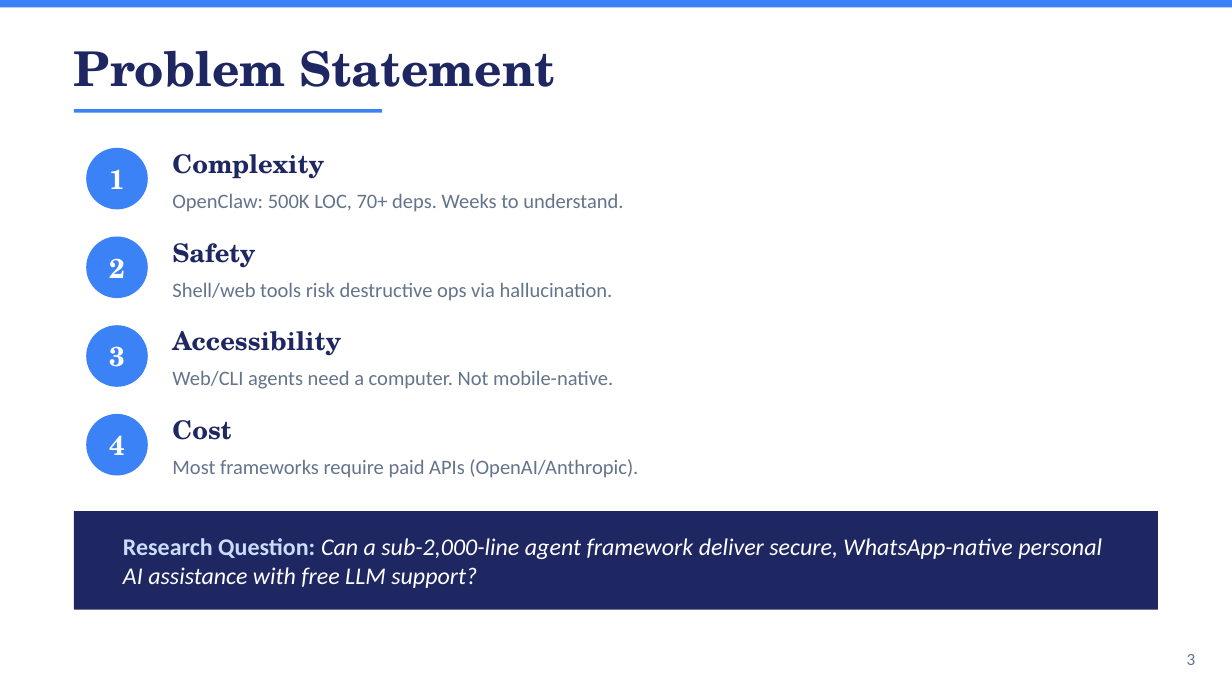
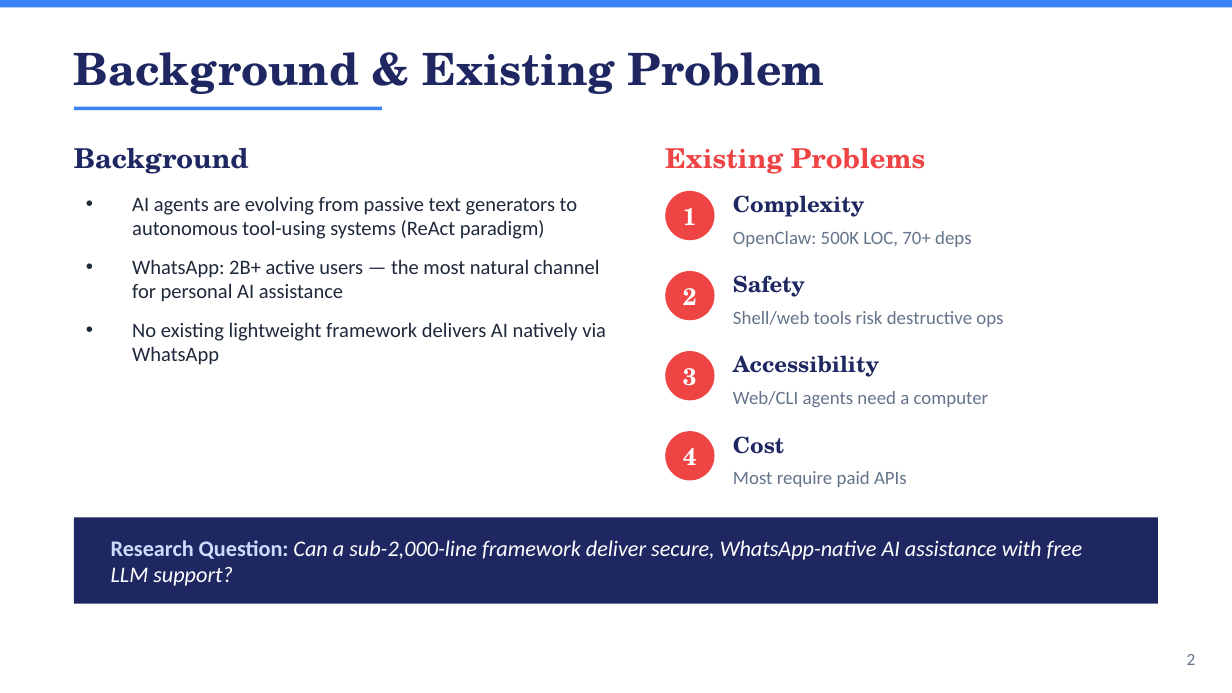
Before and after one commit to LIJianxuanLeo/liteclaw, a slide deck: slide 2 of docs/presentation.pptx (slide 3 before the commit). Drawn at 1232x693 pixels with LibreOffice and Linux fonts; fonts in the diff are those of the drawing. Boxes give left, top, right and bottom in pixels: in the first picture for what was removed or moved away, otherwise in the second. Text is boxed around its words. In the diff, an @@ line names an element or a change of style, - is before the commit and + after.

```diff
--- a/docs/presentation.pptx
+++ b/docs/presentation.pptx
@@ text at bbox=[74, 52, 825, 94]: text changed; size 28 to 26 pt @@
-Problem Statement
+Background & Existing Problem
@@ text added at bbox=[74, 148, 249, 174], 16 pt, text #1E2761, bold @@
+Background
@@ ellipse removed at bbox=[86, 148, 148, 209] @@
@@ text added at bbox=[665, 148, 925, 174], 16 pt, text #EF4444, bold @@
+Existing Problems
@@ text added at bbox=[132, 196, 606, 365], 12 pt, text #1E293B @@
+• AI agents are evolving from passive text generators to autonomous tool-using systems (ReAct paradigm)
+• WhatsApp: 2B+ active users — the most natural channel for personal AI assistance
+• No existing lightweight framework delivers AI natively via WhatsApp
@@ text "1": place and size @@
-text "1" at bbox=[109, 169, 125, 189]
+text "1" at bbox=[683, 208, 697, 225]
@@ ellipse added at bbox=[665, 191, 715, 240], fill #EF4444 @@
@@ text "Complexity": place and size @@
-text "Complexity" at bbox=[172, 154, 324, 179]
+text "Complexity" at bbox=[733, 195, 864, 217]
@@ ellipse removed at bbox=[86, 237, 148, 298] @@
@@ text at bbox=[733, 231, 971, 247]: text changed; size 12 to 11 pt @@
-OpenClaw: 500K LOC, 70+ deps. Weeks to understand.
+OpenClaw: 500K LOC, 70+ deps
@@ text "Safety": place and size @@
-text "Safety" at bbox=[172, 243, 255, 268]
+text "Safety" at bbox=[733, 275, 805, 297]
@@ text "2": place and size @@
-text "2" at bbox=[109, 258, 125, 278]
+text "2" at bbox=[683, 288, 697, 305]
@@ ellipse added at bbox=[665, 271, 715, 320], fill #EF4444 @@
@@ ellipse removed at bbox=[86, 325, 148, 387] @@
@@ text at bbox=[733, 311, 1003, 327]: text changed; size 12 to 11 pt @@
-Shell/web tools risk destructive ops via hallucination.
+Shell/web tools risk destructive ops
@@ text "3": place and size @@
-text "3" at bbox=[109, 346, 125, 367]
+text "3" at bbox=[683, 368, 697, 386]
@@ ellipse added at bbox=[665, 351, 715, 400], fill #EF4444 @@
@@ text "Accessibility": place and size @@
-text "Accessibility" at bbox=[172, 331, 341, 356]
+text "Accessibility" at bbox=[733, 355, 879, 377]
@@ ellipse removed at bbox=[86, 414, 148, 476] @@
@@ text at bbox=[733, 391, 989, 407]: text changed; size 12 to 11 pt @@
-Web/CLI agents need a computer. Not mobile-native.
+Web/CLI agents need a computer
@@ size 16 to 14 pt in 4 elements at bbox=[683, 208, 697, 225], bbox=[683, 288, 697, 305], bbox=[683, 368, 697, 386], bbox=[683, 448, 697, 465] @@
@@ text "4": place and size @@
-text "4" at bbox=[109, 435, 125, 455]
+text "4" at bbox=[683, 448, 697, 465]
@@ ellipse added at bbox=[665, 431, 715, 480], fill #EF4444 @@
@@ size 15 to 13 pt in 4 elements at bbox=[733, 195, 864, 217], bbox=[733, 275, 805, 297], bbox=[733, 355, 879, 377], bbox=[733, 436, 784, 454] @@
@@ text "Cost": place and size @@
-text "Cost" at bbox=[172, 420, 231, 440]
+text "Cost" at bbox=[733, 436, 784, 454]
@@ text at bbox=[733, 471, 907, 487]: text changed; size 12 to 11 pt @@
-Most frameworks require paid APIs (OpenAI/Anthropic).
+Most require paid APIs
@@ rectangle: place and size @@
-rectangle at bbox=[74, 511, 1158, 610]
+rectangle at bbox=[74, 517, 1158, 604]
@@ text at bbox=[111, 540, 1083, 586]: text changed; size 14 to 13 pt @@
-Research Question: Can a sub-2,000-line agent framework deliver secure, WhatsApp-native personal AI assistance with free LLM support?
+Research Question: Can a sub-2,000-line framework deliver secure, WhatsApp-native AI assistance with free LLM support?
@@ text at bbox=[1187, 654, 1196, 665]: text changed @@
-3
+2
```
Also in this commit, not shown: 6 other slides changed, 3 slides added, 3 slides removed, 4 other files.
